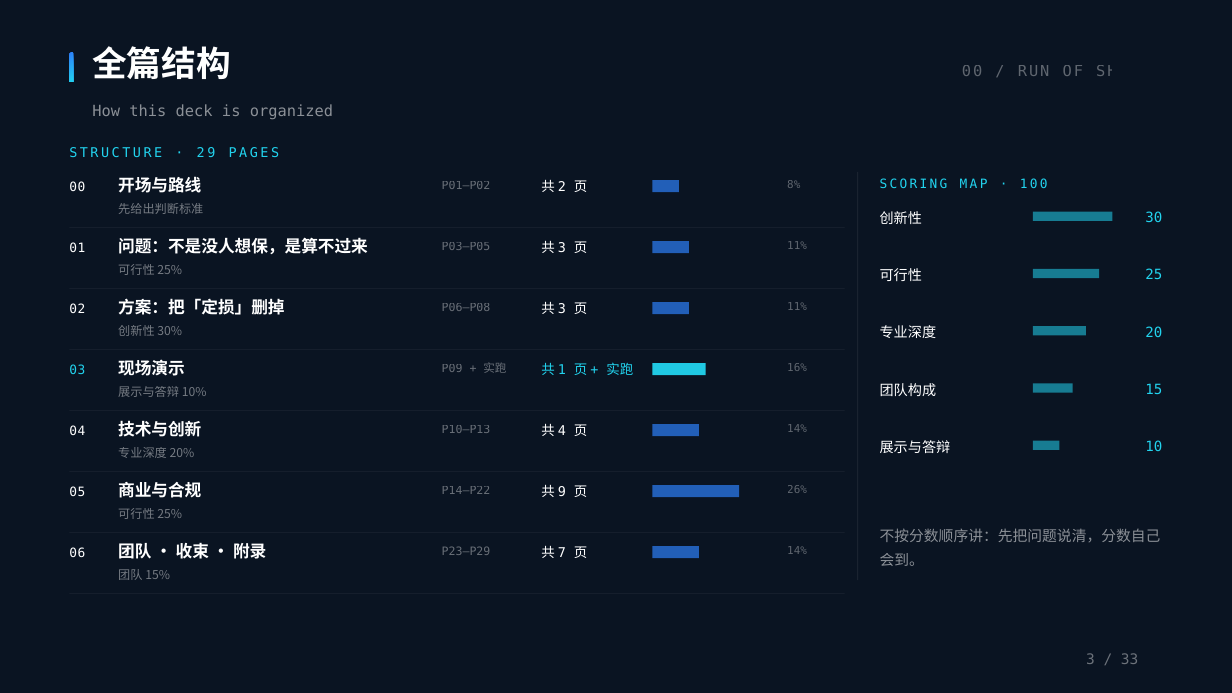
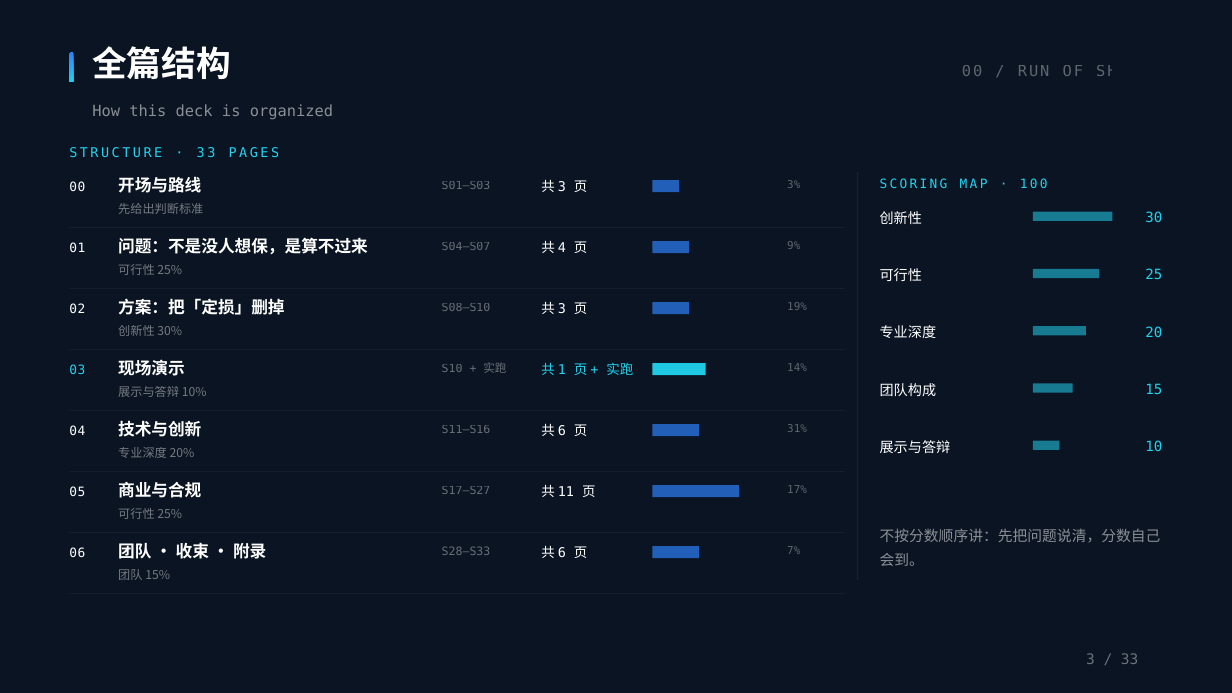
Before and after one commit to BruceLeezh/rainproof-pro, a slide deck: slide 3 of 01-参赛材料/交付物/PPT/雨证-路演PPT-答辩版-2026-10-28.pptx. Drawn at 1232x693 pixels with LibreOffice and Linux fonts; fonts in the diff are those of the drawing. Boxes give left, top, right and bottom in pixels: in the first picture for what was removed or moved away, otherwise in the second. Text is boxed around its words. In the diff, an @@ line names an element or a change of style, - is before the commit and + after.

Commit message:
fix(deck,docs): 全量排查收口——S3 改 33 页编号、对外件旧数清零、新增 14:30 讲解方案
为什么：
- S3 结构页仍写「STRUCTURE · 29 PAGES」并沿用 P01–P29 旧页码，与 33 页正文对不上，
  是现场最容易被评委一眼看出的不一致。按 33 页重排：S01–S03 / S04–S07 / S08–S10 /
  S10+实跑 / S11–S16 / S17–S27 / S28–S33，占比 3/9/19/14/31/17/7（合计 100，
  与 14:30 时间分配一致，定价+武汉最重）。
- 提交清单、计划书草稿、一页纸、引用清单、答辩框架、演示讲稿、评委问答、执行卡、
  FRONTEND 里仍有 29 页/30 页/0 张保单/4,958.40/神麻组/912 小时等旧值，
  统一改为 33 页/16 页/4 张/4,987.80/雨证/30 天滚动 720 小时。
- 断网包口径纠正：现场演示要联网（共享屏幕+读链），没网第一选择是手机热点；
  断网包是「站点或 RPC 挂了」的兜底。手册 §2.2、四张牌、执行卡同步改。
- PDF 导出脚本改为按日期参数出文件，11-13 版换 11-14 版并重建断网包（8 资产，4 张保单）。
- 新增 02-作战与答辩/讲解方案-33页-14分30秒-2026-11-14.md：七段时间轴、
  33 页逐页要点与秒数、四个必须重复的强调点、三个不能错、演示三个动作。

```diff
--- a/01-参赛材料/交付物/PPT/雨证-路演PPT-答辩版-2026-10-28.pptx
+++ b/01-参赛材料/交付物/PPT/雨证-路演PPT-答辩版-2026-10-28.pptx
@@ text at (69, 147, 280, 157): text changed @@
-STRUCTURE · 29 PAGES
+STRUCTURE · 33 PAGES
@@ text at (541, 179, 587, 192): text changed @@
-共 2 页
+共 3 页
@@ text at (442, 181, 491, 189): text changed @@
-P01–P02
+S01–S03
@@ text at (442, 242, 491, 250): text changed @@
-P03–P05
+S04–S07
@@ text at (541, 240, 587, 253): text changed @@
-共 3 页
+共 4 页
@@ text at (787, 241, 800, 249): text changed @@
-11%
+9%
@@ text at (442, 303, 491, 311): text changed @@
-P06–P08
+S08–S10
@@ text at (787, 302, 807, 310): text changed @@
-11%
+19%
@@ text "14%": place and size @@
-text "14%" at (787, 424, 807, 432)
+text "14%" at (787, 363, 807, 371)
@@ text at (442, 362, 506, 373): text changed @@
-P09 + 实跑
+S10 + 实跑
@@ text at (442, 425, 491, 433): text changed @@
-P10–P13
+S11–S16
@@ text at (541, 423, 587, 436): text changed @@
-共 4 页
+共 6 页
@@ text added at (787, 424, 807, 432), 8.5 pt, text #FFFFFF at 34% opacity @@
+31%
@@ text at (442, 486, 491, 494): text changed @@
-P14–P22
+S17–S27
@@ text at (541, 484, 595, 497): text changed @@
-共 9 页
+共 11 页
@@ text at (787, 485, 807, 493): text changed @@
-26%
+17%
@@ text at (442, 546, 491, 555): text changed @@
-P23–P29
+S28–S33
@@ text at (541, 545, 587, 558): text changed @@
-共 7 页
+共 6 页
@@ text at (787, 546, 800, 554): text changed @@
-14%
+7%
```
Also in this commit, not shown: 28 other files.
